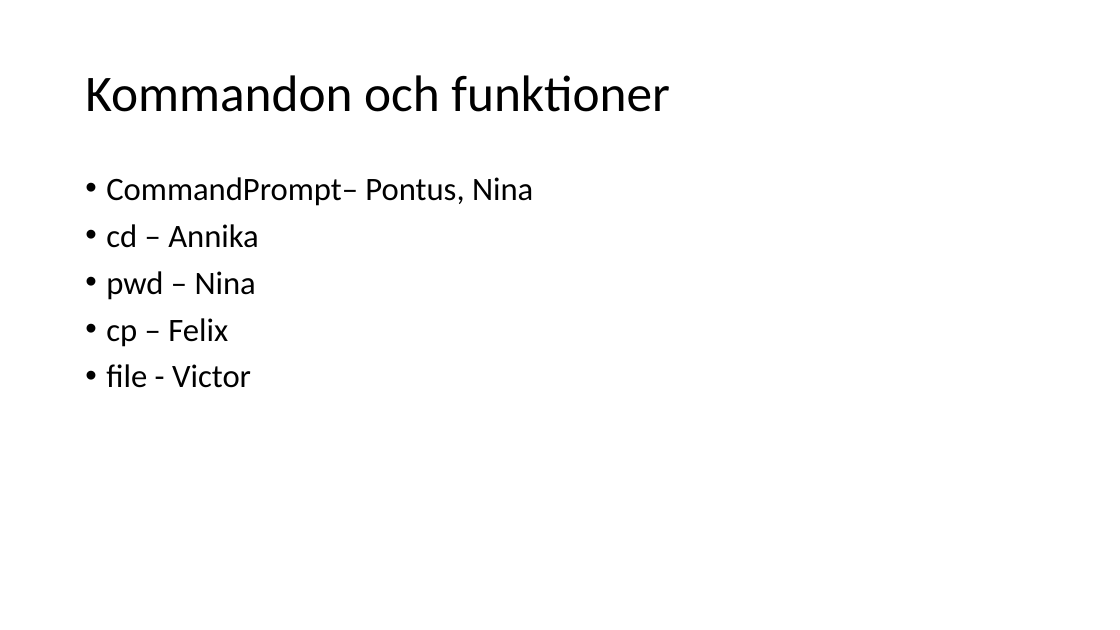
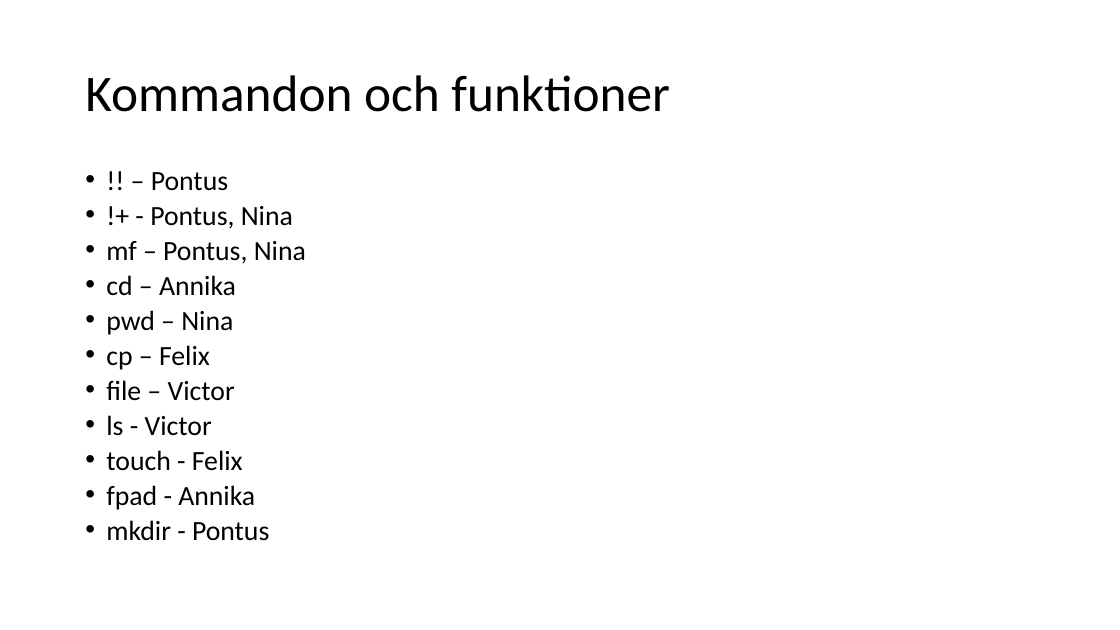
Before and after one commit to Pontussand/INTE2016Project, a slide deck: slide 3 of reports/red3_grupp2.pptx. Drawn at 1120x630 pixels with LibreOffice and Linux fonts; fonts in the diff are those of the drawing. Boxes give left, top, right and bottom in pixels: in the first picture for what was removed or moved away, otherwise in the second. Text is boxed around its words. In the diff, an @@ line names an element or a change of style, - is before the commit and + after.

Commit message:
Uppdated red3, mine and pontus + plan

```diff
--- a/reports/red3_grupp2.pptx
+++ b/reports/red3_grupp2.pptx
@@ text at bbox=[106, 172, 306, 264]: text changed; size 28 to 23.8 pt @@
-• CommandPrompt– Pontus, Nina
+• !! – Pontus
+• !+ - Pontus, Nina
+• mf – Pontus, Nina
@@ text at bbox=[106, 275, 236, 370]: size 28 to 23.8 pt in "cd – Annika", "pwd – Nina", "cp – Felix"; line spacing 0.9 to 0.7 @@
@@ text at bbox=[106, 380, 269, 541]: text changed; size 28 to 23.8 pt @@
-• file - Victor
+• file – Victor
+• ls - Victor
+• touch - Felix
+• fpad - Annika
+• mkdir - Pontus
```
Also in this commit, not shown: 2 other slides changed, 3 slides added, 1 slide removed.
